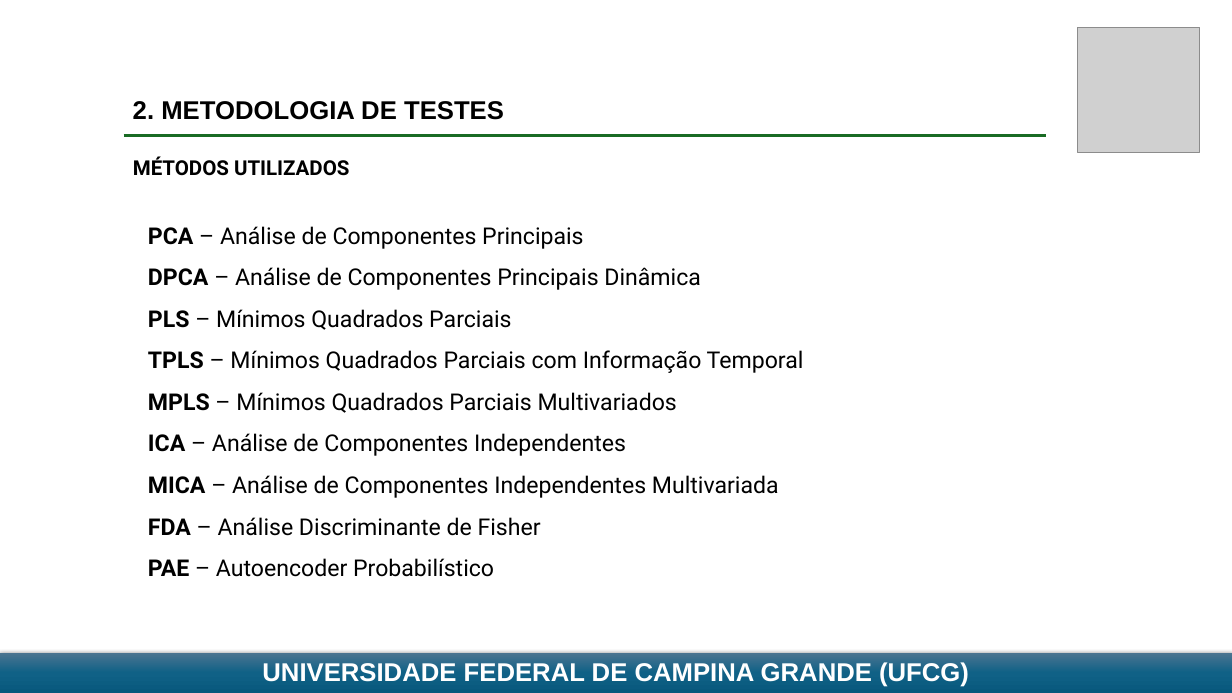
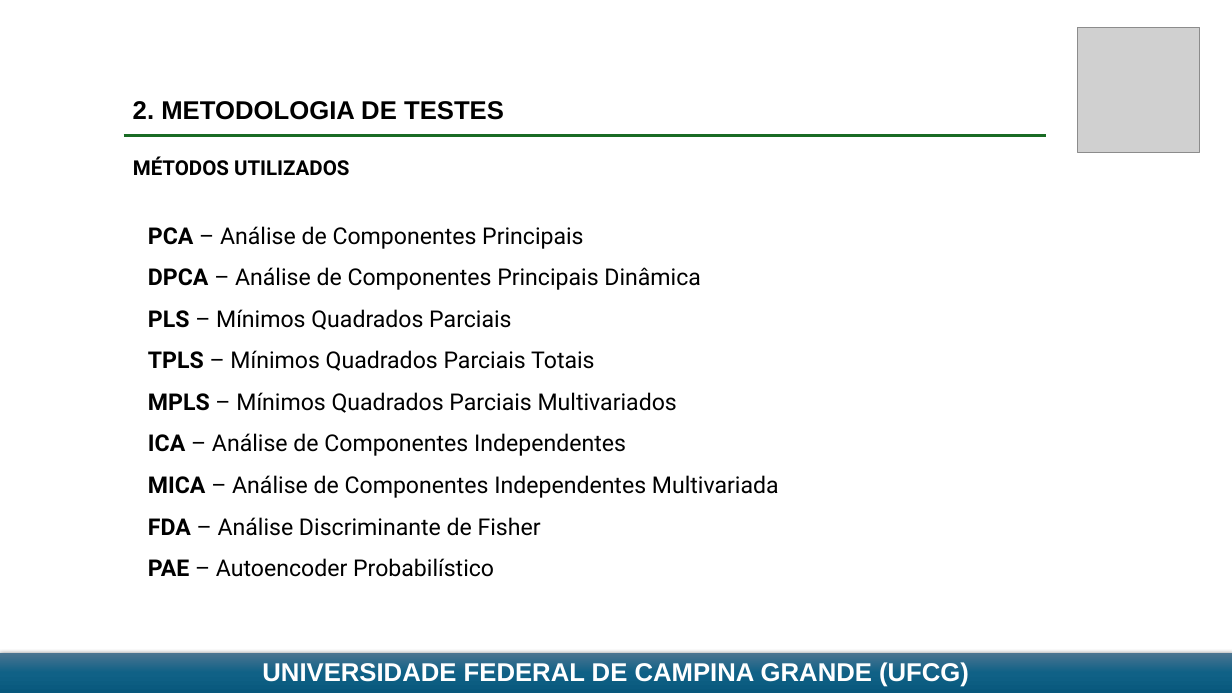
Before and after one commit to SauloJose/SistemasInteligentes2026, a slide deck: slide 8 of Atividade 3 - Identificação de Falhas/Apresentação 3 - FALTAS - Saulo.pptx. Drawn at 1232x693 pixels with LibreOffice and Linux fonts; fonts in the diff are those of the drawing; grey boxes stand for pictures. Boxes give left, top, right and bottom in pixels: in the first picture for what was removed or moved away, otherwise in the second. Text is boxed around its words. In the diff, an @@ line names an element or a change of style, - is before the commit and + after.

```diff
--- a/Atividade 3 - Identificação de Falhas/Apresentação 3 - FALTAS - Saulo.pptx
+++ b/Atividade 3 - Identificação de Falhas/Apresentação 3 - FALTAS - Saulo.pptx
@@ text at bbox=[148, 350, 594, 371]: text changed @@
-TPLS – Mínimos Quadrados Parciais com Informação Temporal
+TPLS – Mínimos Quadrados Parciais Totais
```
Also in this commit, not shown: 1 slide removed, 4 other files.
